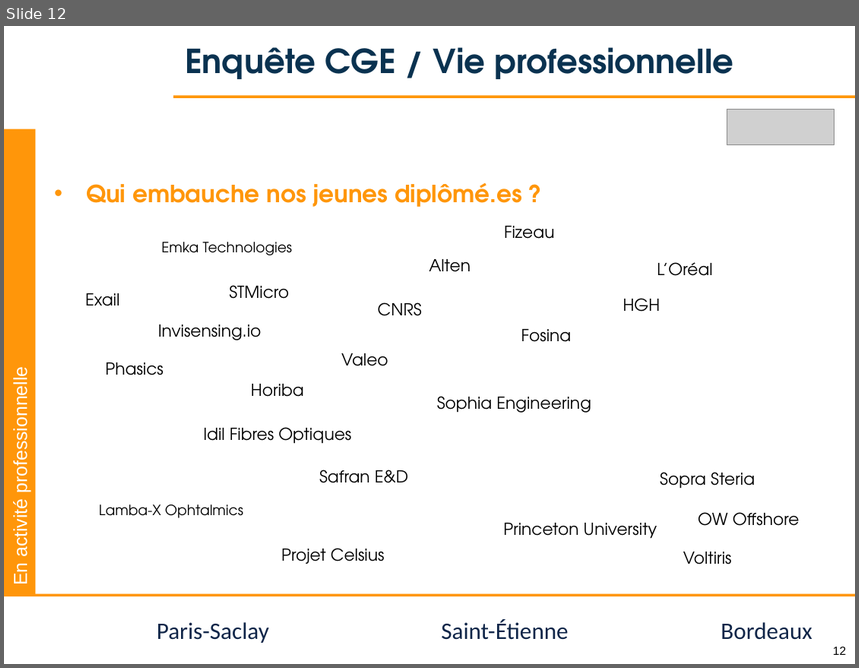
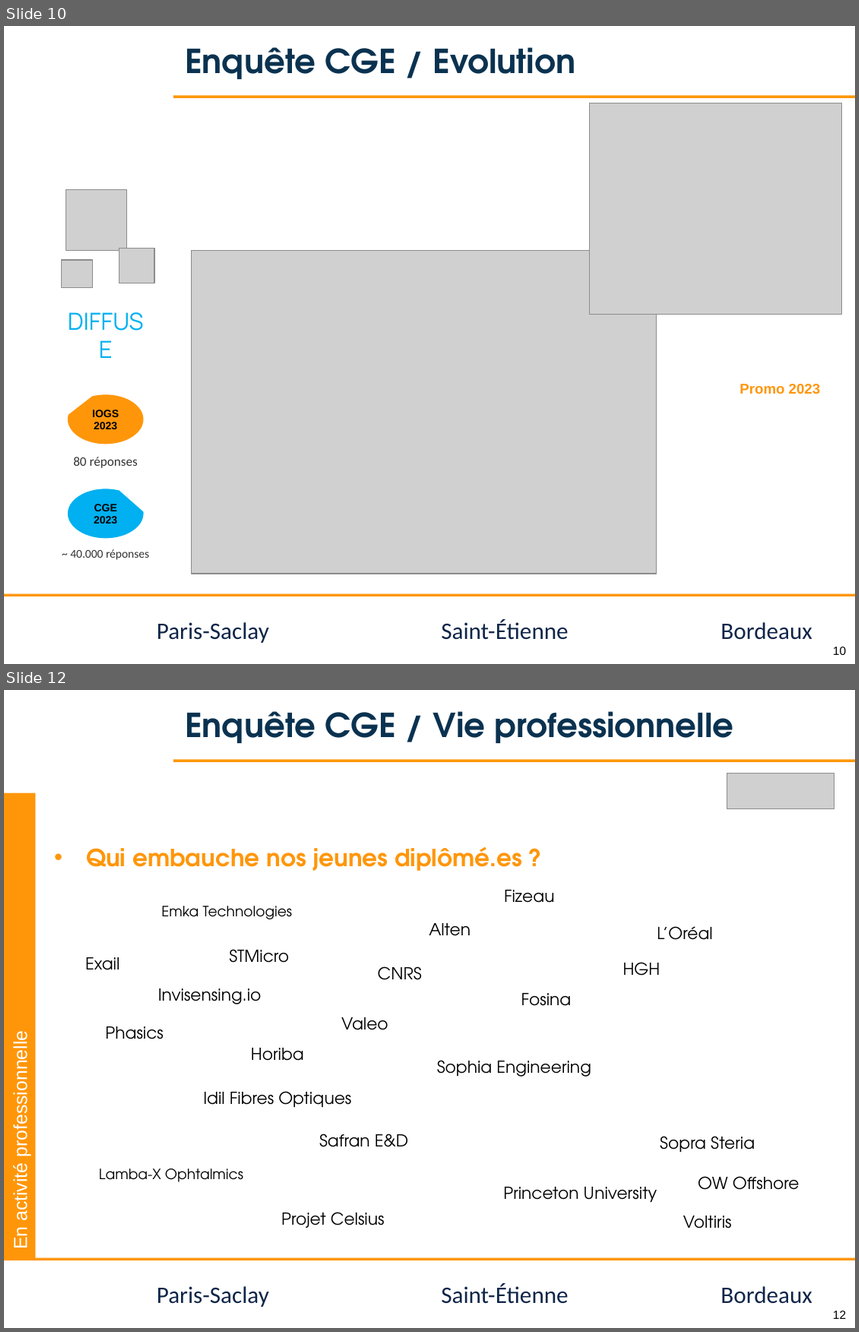
Before and after one commit to jvillemejane/jvillemejane, a slide deck: Presentations/2024_11_21_COFOR_CGE.pptx. Shown one above the other, each under a label of ours: slide 12 before the commit, slides 10 and 12 after it; the slides between them are not shown. The pictures are 859x668 and 859x1332 pixels, drawn with LibreOffice and Linux fonts; fonts in the diff are those of the drawing; grey boxes stand for pictures; background and template pictures are left out. Boxes give left, top, right and bottom in pixels: in the first picture for what was removed or moved away, otherwise in the second. Text is boxed around its words. In the diff, an @@ line names an element or a change of style, - is before the commit and + after.

```diff
--- a/Presentations/2024_11_21_COFOR_CGE.pptx
+++ b/Presentations/2024_11_21_COFOR_CGE.pptx
@@ slide 10 added at <box>4,26,855,664</box>, background #FFFFFF; not listed: 6 template elements that a slide beside it also shows @@
@@ title added at <box>185,47,576,79</box>, 28 pt, text #0A3250, bold @@
+Enquête CGE / Evolution
@@ picture added at <box>590,104,842,315</box> @@
@@ picture added at <box>66,190,126,251</box> @@
@@ picture added at <box>120,248,154,283</box> @@
@@ picture added at <box>191,251,657,574</box> @@
@@ picture added at <box>61,260,92,287</box> @@
@@ text added at <box>56,303,154,340</box>, 20 pt, text #00B0F0 @@
+DIFFUSE
@@ text added at <box>740,384,820,395</box>, 12 pt, text #FF960A, bold @@
+Promo 2023
@@ chord (boxed as its full ellipse) added at <box>68,395,144,444</box>, fill #FF960A, 9 pt, text #000000, bold @@
+IOGS
+2023
@@ text added at <box>73,457,138,468</box>, 11 pt, text #333333 @@
+80 réponses
@@ chord (boxed as its full ellipse) added at <box>68,489,144,538</box>, fill #00B0F0, 9 pt, text #000000, bold @@
+CGE
+2023
@@ text added at <box>70,550,149,560</box>, 10 pt, text #333333 @@
+~ 40.000 réponses
```
Also in this commit, not shown: 4 slides changed, 3 other slides added, 6 slides removed.
